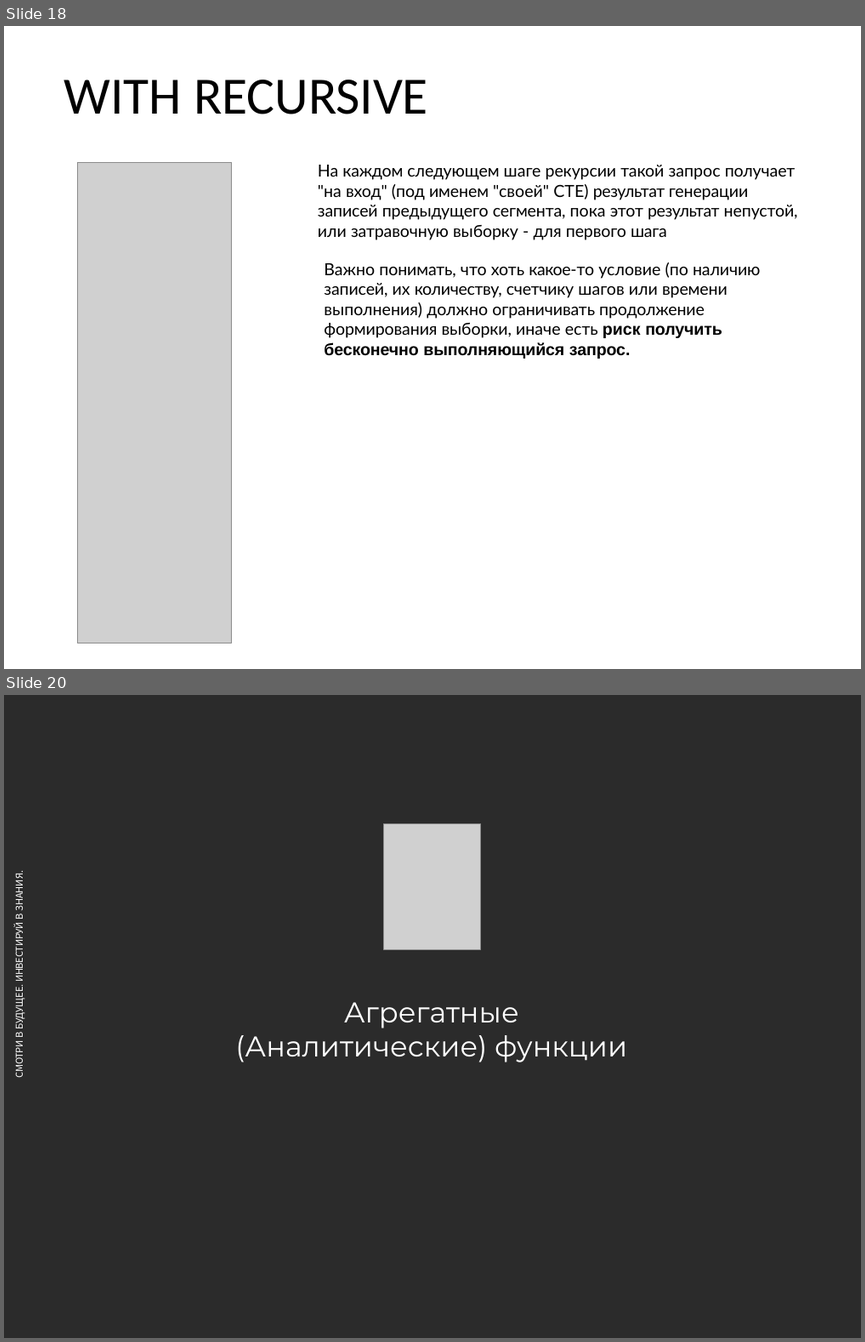
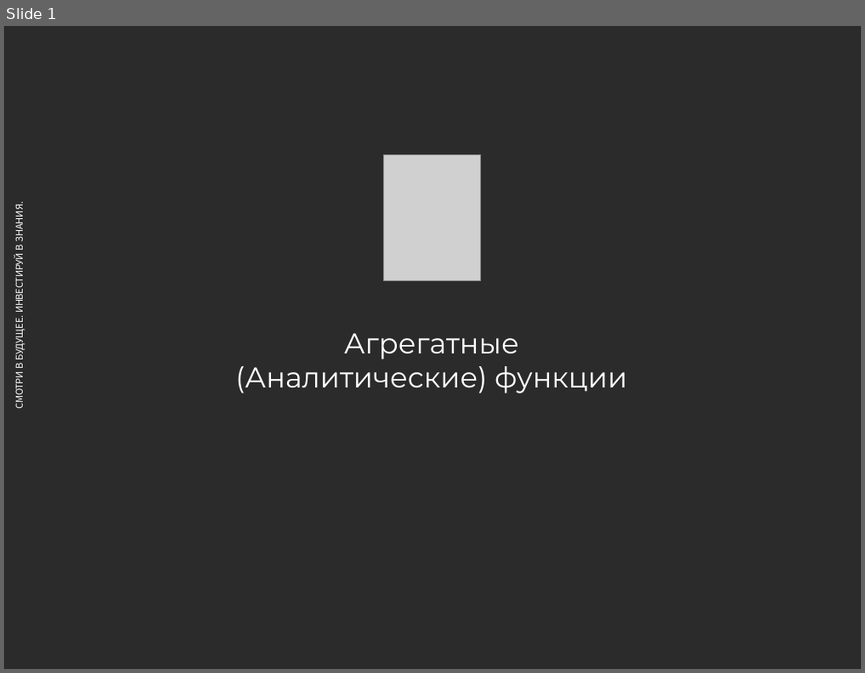
Before and after one commit to andreyzhurlov/ais_postgresql_course_v2, a slide deck: lecture_06/06_Группировки_и_Агрегация.pptx. Shown one above the other, each under a label of ours: slides 18 and 20 before the commit, slide 1 after it; the slides between them are not shown. The pictures are 865x1342 and 865x673 pixels, drawn with LibreOffice and Linux fonts; fonts in the diff are those of the drawing; grey boxes stand for pictures; background and template pictures are left out; a plain dark background stands for a picture behind light text. Boxes give left, top, right and bottom in pixels: in the first picture for what was removed or moved away, otherwise in the second. Text is boxed around its words. In the diff, an @@ line names an element or a change of style, - is before the commit and + after.

```diff
--- a/lecture_06/06_Группировки_и_Агрегация.pptx
+++ b/lecture_06/06_Группировки_и_Агрегация.pptx
@@ slide 18 removed at (4, 26, 861, 669), background #FFFFFF @@
@@ title removed at (64, 80, 428, 114) @@
-WITH RECURSIVE
@@ picture removed at (78, 162, 232, 643) @@
@@ text removed at (318, 165, 798, 358) @@
-На каждом следующем шаге рекурсии такой запрос получает "на вход" (под именем "своей" CTE) результат генерации записей предыдущего сегмента, пока этот результат непустой, или затравочную выборку - для первого шага
-Важно понимать, что хоть какое-то условие (по наличию записей, их количеству, счетчику шагов или времени выполнения) должно ограничивать продолжение формирования выборки, иначе есть риск получить бесконечно выполняющийся запрос.
@@ what was slide 20 is now slide 1 @@
```
Also in this commit, not shown: 18 other slides removed.
